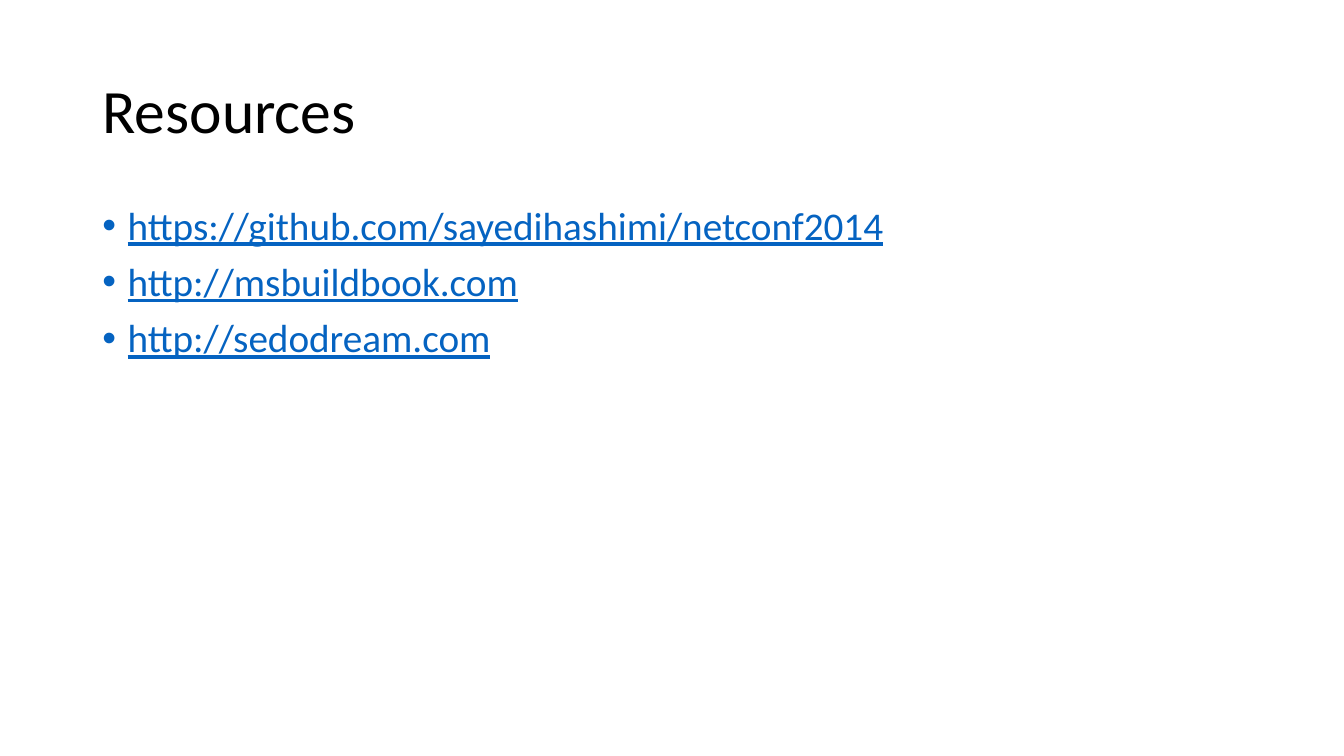
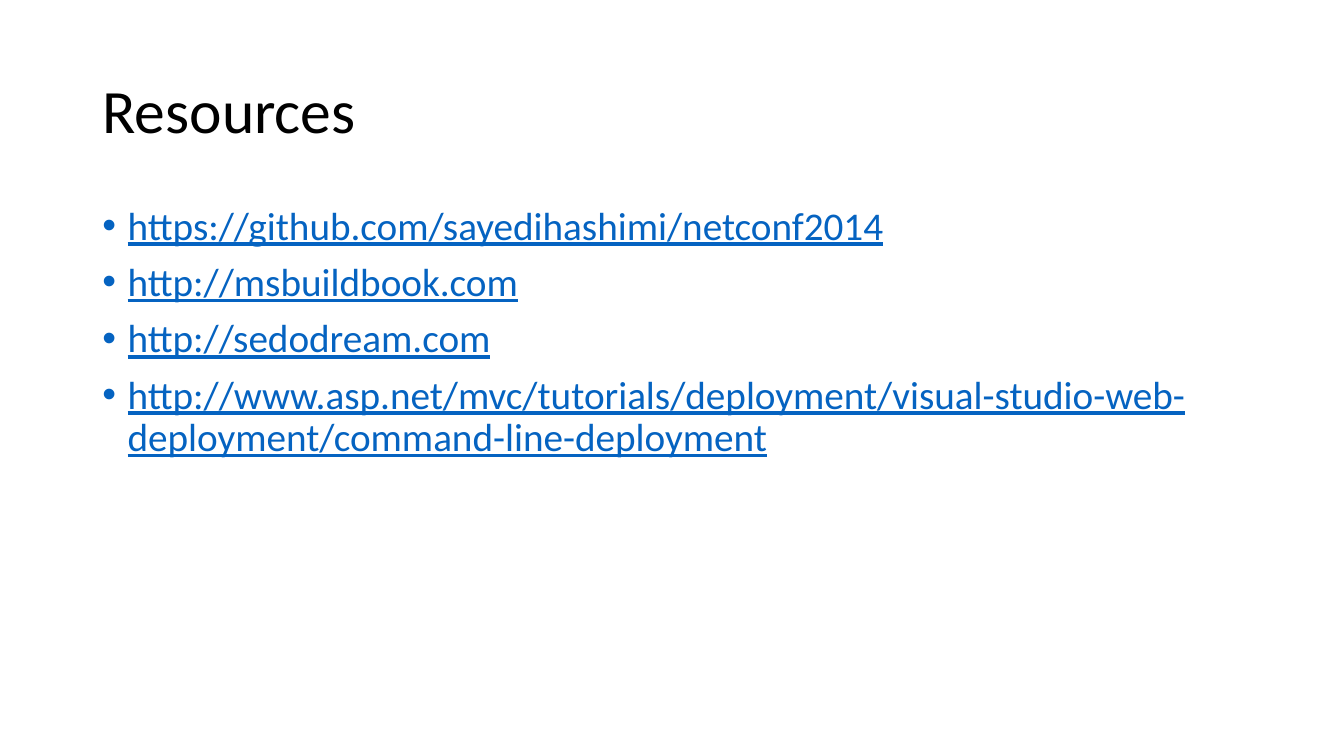
Before and after one commit to sayedihashimi/netconf2014, a slide deck: slide 2 of netconf2014-sayedha-deployment.pptx. Drawn at 1344x756 pixels with LibreOffice and Linux fonts; fonts in the diff are those of the drawing. Boxes give left, top, right and bottom in pixels: in the first picture for what was removed or moved away, otherwise in the second. Text is boxed around its words. In the diff, an @@ line names an element or a change of style, - is before the commit and + after.

```diff
--- a/netconf2014-sayedha-deployment.pptx
+++ b/netconf2014-sayedha-deployment.pptx
@@ text at (128, 381, 1185, 458): paragraph added @@
+• http://www.asp.net/mvc/tutorials/deployment/visual-studio-web-deployment/command-line-deployment
```
Also in this commit, not shown: 1 other slide changed, 8 other files.
